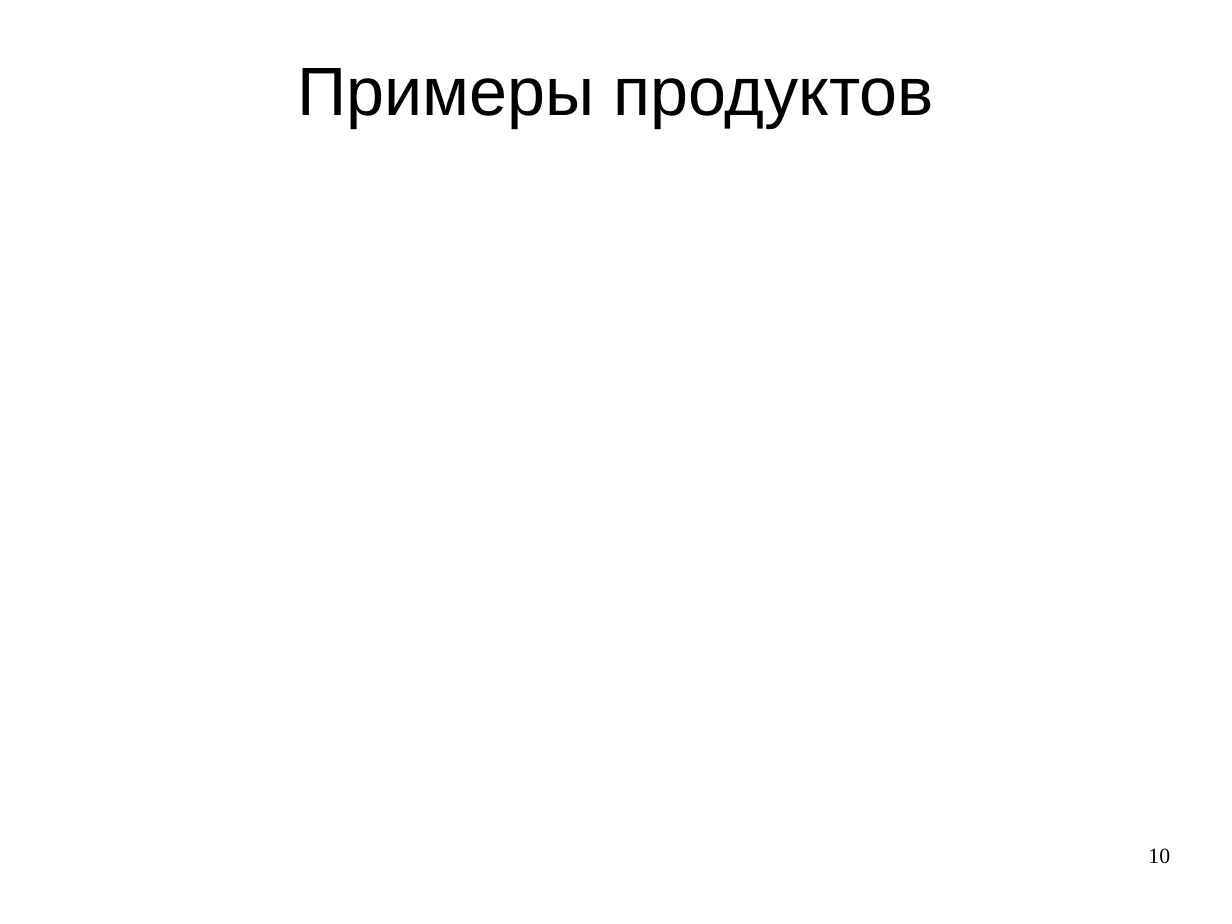
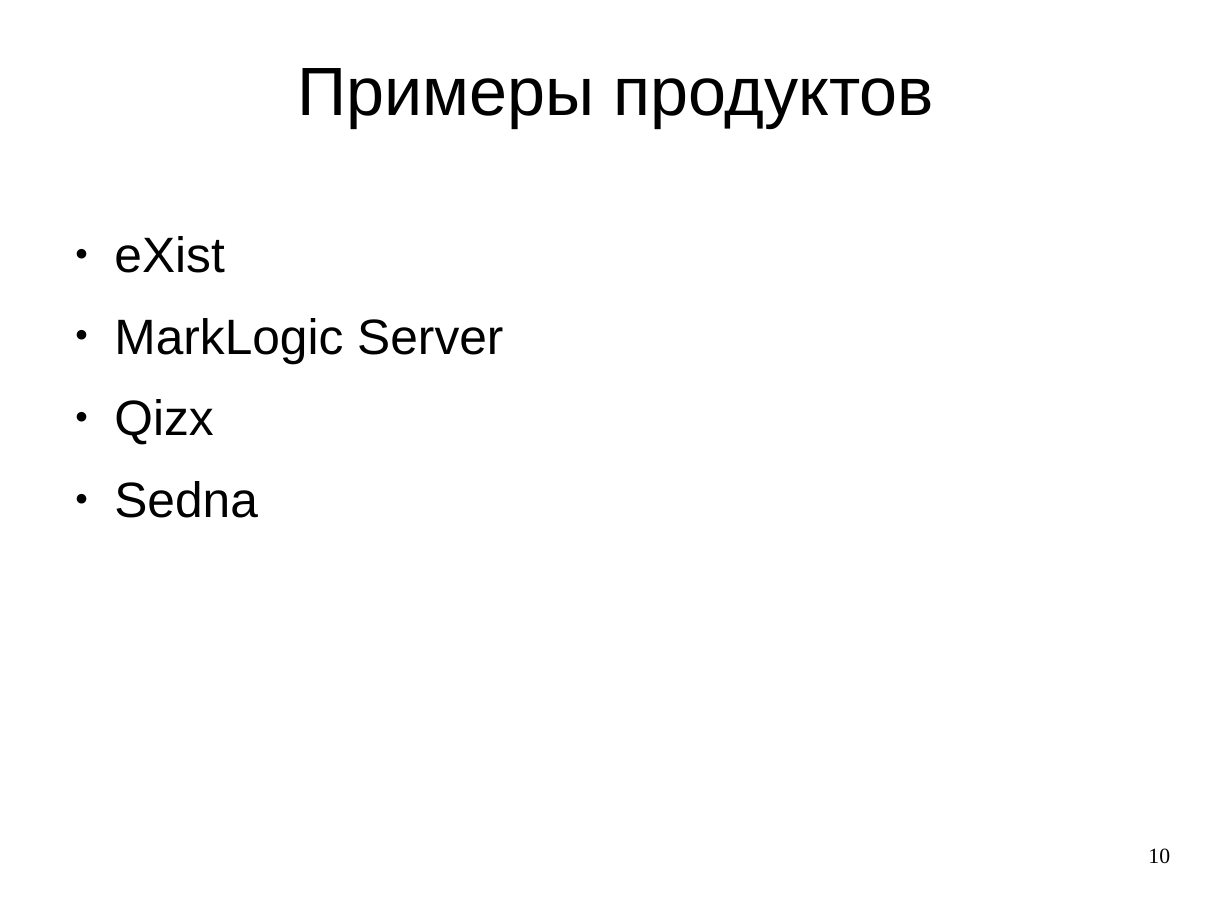
Before and after one commit to DisgustingGust/NXD, a slide deck: slide 10 of 10_NXD.odp. Drawn at 1232x924 pixels with LibreOffice and Linux fonts; fonts in the diff are those of the drawing; background and template pictures are left out. Boxes give left, top, right and bottom in pixels: in the first picture for what was removed or moved away, otherwise in the second. Text is boxed around its words. In the diff, an @@ line names an element or a change of style, - is before the commit and + after.

```diff
--- a/10_NXD.odp
+++ b/10_NXD.odp
@@ text added at (114,236,503,518), 32 pt, text #000000 @@
+● eXist
+● MarkLogic Server
+● Qizx
+● Sedna
```
Also in this commit, not shown: 5 other slides changed, 2 slides added, 1 slide removed, 3 other files.
